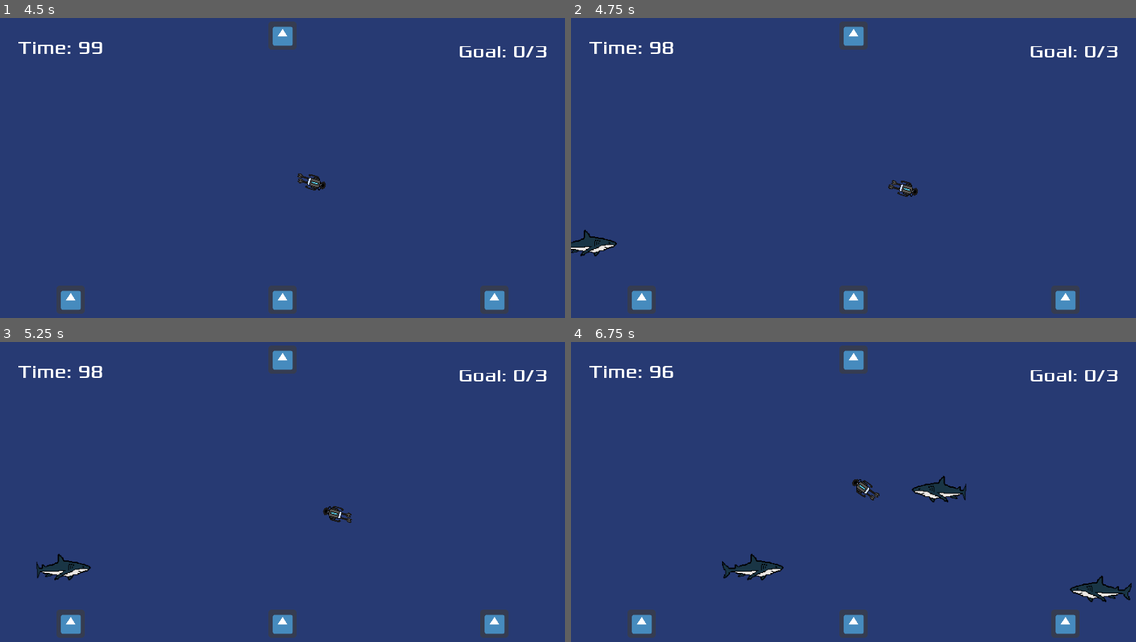
Above: before the commit, frames 1-4 (two rows, left to right).
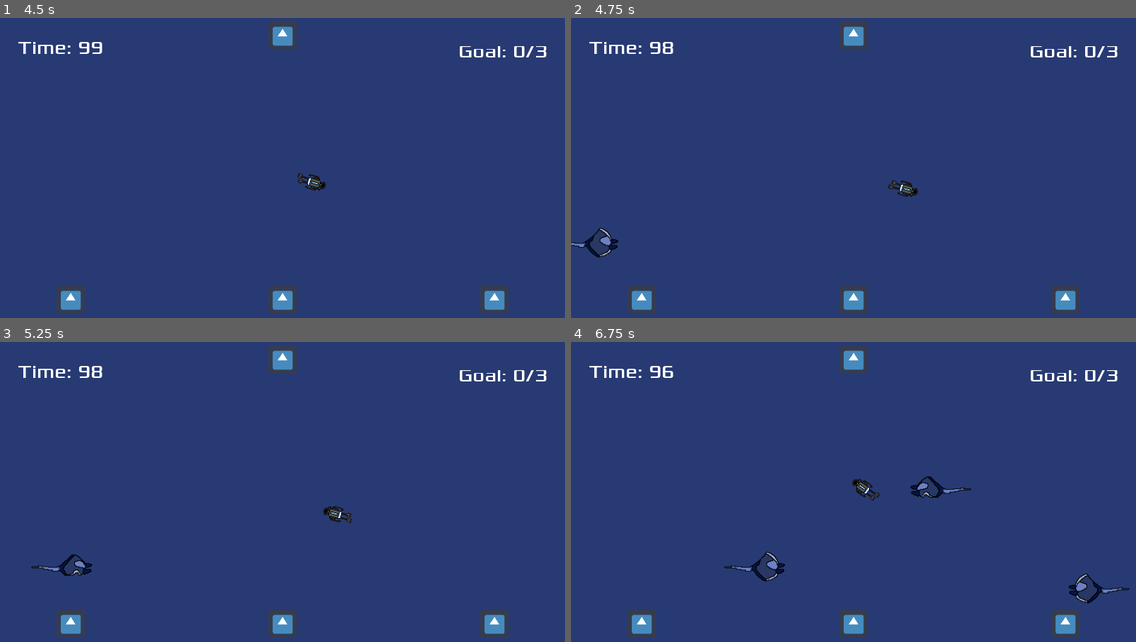
Above: after the commit, the same moments.

Repository: AlgionSan/GJ-Demo-2.0
Game: Godot game, scene res://scenes/Main.tscn
Two runs of this game, one before a commit and one after it. Both use one fixed random seed, a clock stepped at 60 frames per second and the inputs below. The engine's default icon, where the game draws it, is replaced by a stand-in: a white triangle on a blue panel in a dark square.
Inputs (mouse positions are in pixels of both pictures, inside the frame that each line leads up to):
- Up to frame 1 (4.5 s): click "Play" at 0.5 s; move the mouse to (406, 162) at 1.27 s; tap E (interact) every 0.75 s from 1.35 to 4.35 s; move the mouse to (169, 192) at 2.02 s; move the mouse to (339, 108) at 2.77 s; move the mouse to (254, 240) at 3.52 s; move the mouse to (452, 225) at 4.27 s
- Up to frame 2 (4.75 s): no input
- Up to frame 3 (5.25 s): move the mouse to (113, 453) at 5.02 s; tap E (interact) at 5.1 s
- Up to frame 4 (6.75 s): move the mouse to (881, 501) at 5.77 s; tap E (interact) at 5.85, 6.6 s; move the mouse to (768, 420) at 6.52 s

Frame 1 is identical in both runs. In frame 2, 0.4% of the frame differs, in the area x 0-9%, y 69-80%; in frame 3, 0.5%; in frame 4, 1.5%, in the area x 26-100%, y 44-88%.

Commit message:
added sting ray

Diff:
--- a/scenes/Mob.tscn
+++ b/scenes/Mob.tscn
@@ -1,5 +1,7 @@
-[gd_scene load_steps=6 format=2]
+[gd_scene load_steps=8 format=2]
 
+[ext_resource path="res://arts/stingray/stingray_swim.png" type="Texture" id=1]
+[ext_resource path="res://arts/stingray/stingray_swim2.png" type="Texture" id=2]
 [ext_resource path="res://scripts/Mob.gd" type="Script" id=3]
 [ext_resource path="res://arts/shark/shark_swim_2.png" type="Texture" id=4]
 [ext_resource path="res://arts/shark/shark_swim_1.png" type="Texture" id=5]
@@ -9,6 +11,11 @@
 "frames": [ ExtResource( 5 ), ExtResource( 4 ) ],
 "loop": true,
 "name": "shark",
+"speed": 5.0
+}, {
+"frames": [ ExtResource( 1 ), ExtResource( 2 ) ],
+"loop": true,
+"name": "stingray",
 "speed": 5.0
 } ]
 
@@ -25,7 +32,7 @@
 position = Vector2( 0, -3 )
 scale = Vector2( 1.5, 1.5 )
 frames = SubResource( 1 )
-animation = "shark"
+animation = "stingray"
 
 [node name="CollisionShape2D" type="CollisionShape2D" parent="."]
 rotation = 1.5708
Binary file added: arts/stingray/stingray_swim.png
Not shown, added: arts/stingray/stingray_swim.png.import
Binary file added: arts/stingray/stingray_swim2.png
Not shown, added: arts/stingray/stingray_swim2.png.import
